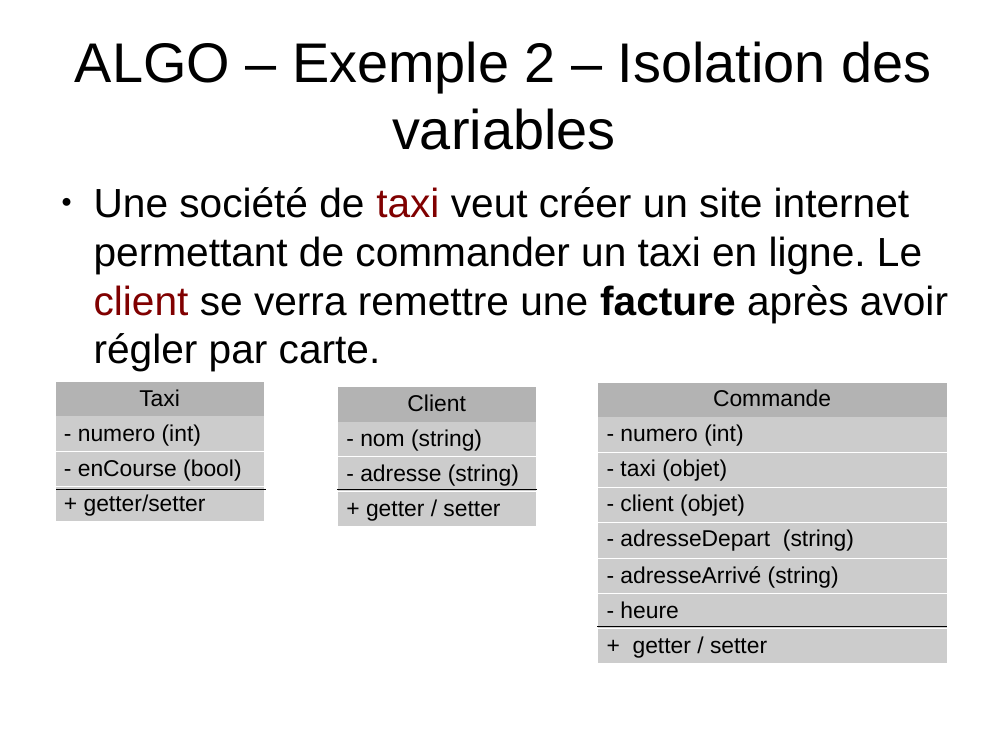
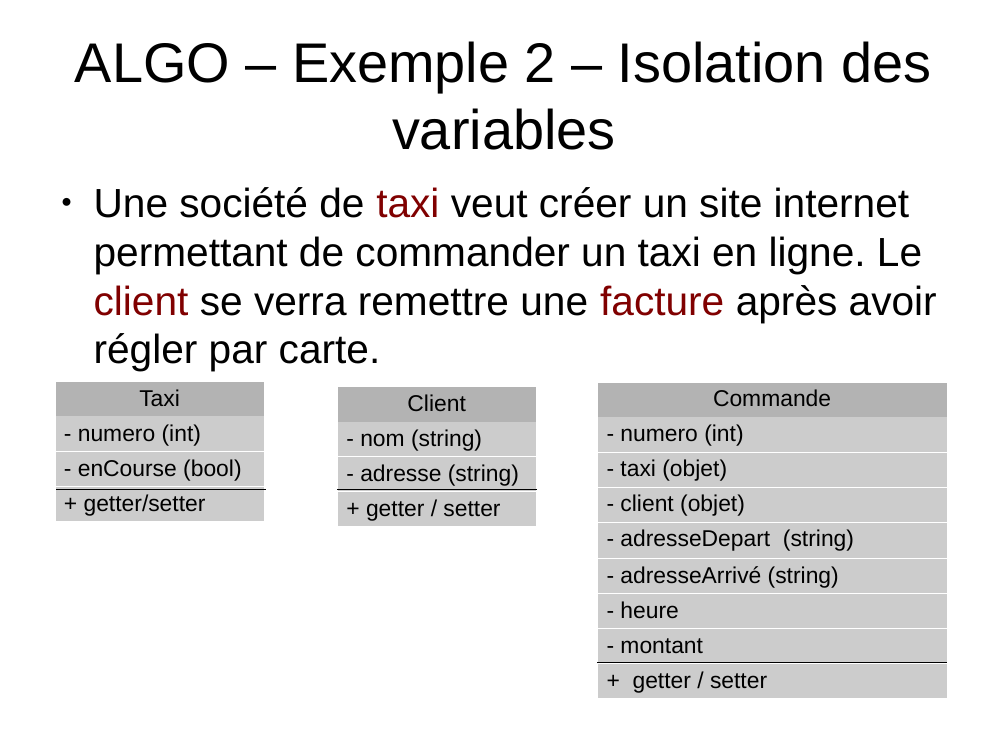
Before and after one commit to NicoM88/formation, a slide deck: slide 8 of ALGO/formation.odp. Drawn at 1008x756 pixels with LibreOffice and Linux fonts; fonts in the diff are those of the drawing. Boxes give left, top, right and bottom in pixels: in the first picture for what was removed or moved away, otherwise in the second. Text is boxed around its words. In the diff, an @@ line names an element or a change of style, - is before the commit and + after.

```diff
--- a/ALGO/formation.odp
+++ b/ALGO/formation.odp
@@ text "Une société de taxi veut ..." at (x1=94, y1=187, x2=937, y2=371): text colour #000000 to #800000, bold off in "facture" @@
@@ table at (x1=598, y1=381, x2=948, y2=698) @@
+row 8: - montant
@@ line moved from (598, 627) - (947, 627) to (598, 662) - (947, 662) @@
```
Also in this commit, not shown: 1 other slide changed, 6 other files.
